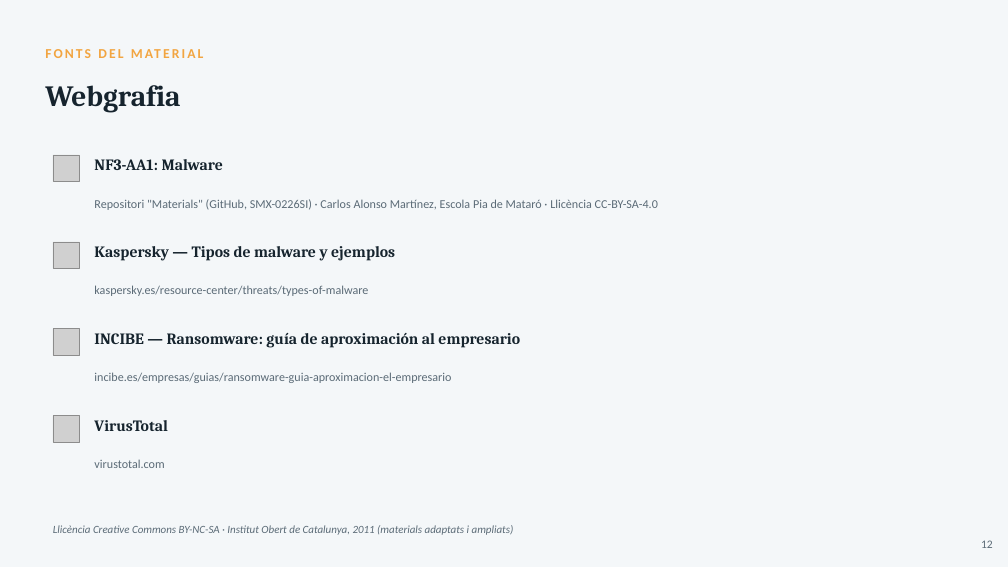
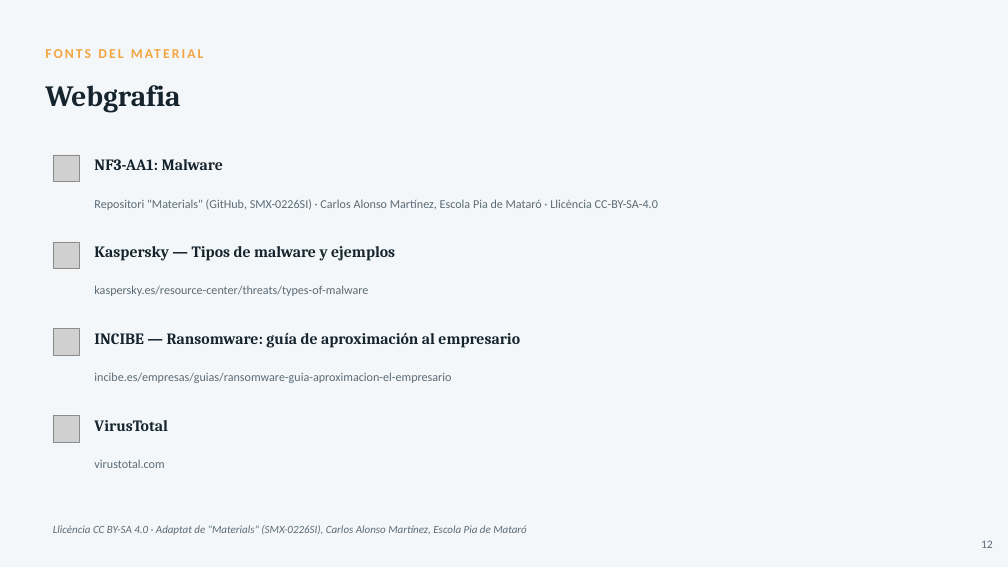
Before and after one commit to joansanchezescudero/SMX_0226_Seguretat_Informatica, a slide deck: slide 13 of RA3 - Seguretat activa/AA1 - Malware/RA3_AA1_Malware.pptx. Drawn at 1008x567 pixels with LibreOffice and Linux fonts; fonts in the diff are those of the drawing; grey boxes stand for pictures. Boxes give left, top, right and bottom in pixels: in the first picture for what was removed or moved away, otherwise in the second. Text is boxed around its words. In the diff, an @@ line names an element or a change of style, - is before the commit and + after.

```diff
--- a/RA3 - Seguretat activa/AA1 - Malware/RA3_AA1_Malware.pptx
+++ b/RA3 - Seguretat activa/AA1 - Malware/RA3_AA1_Malware.pptx
@@ text at bbox=[53, 525, 527, 535]: text changed @@
-Llicència Creative Commons BY-NC-SA · Institut Obert de Catalunya, 2011 (materials adaptats i ampliats)
+Llicència CC BY-SA 4.0 · Adaptat de "Materials" (SMX-0226SI), Carlos Alonso Martínez, Escola Pia de Mataró
```
Also in this commit, not shown: 21 other files.
